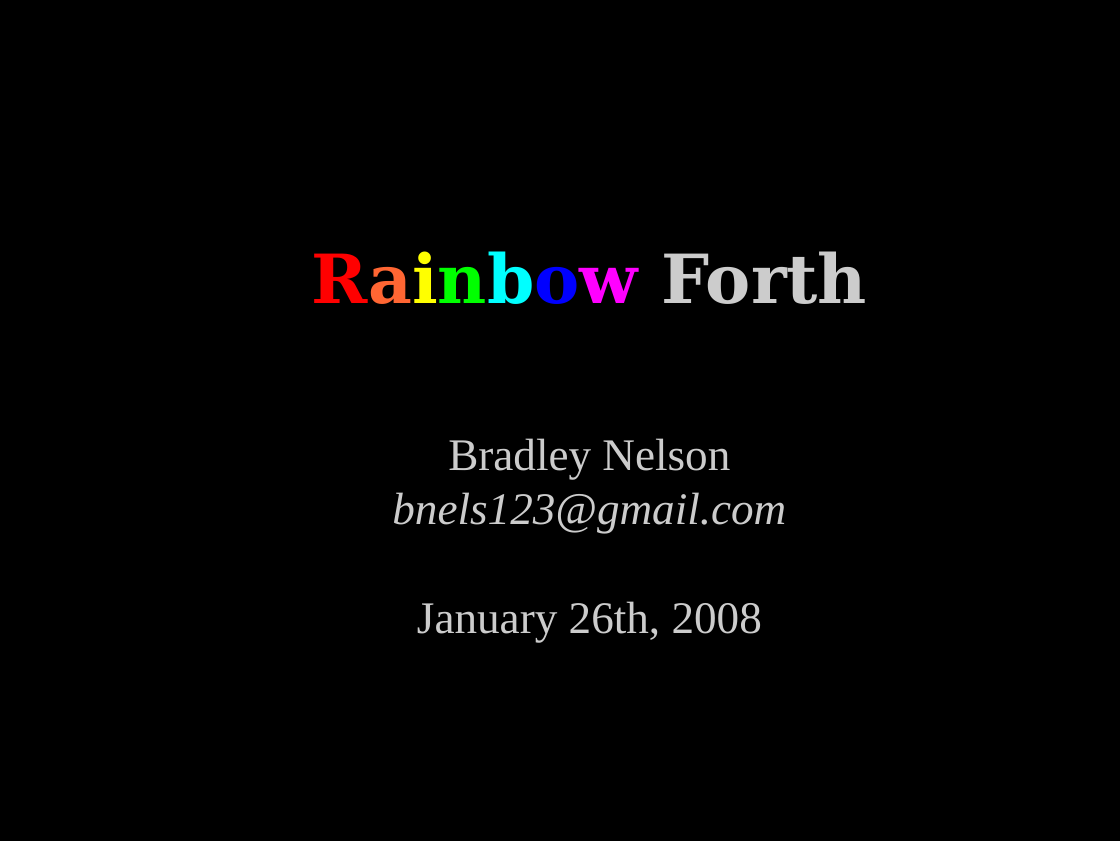
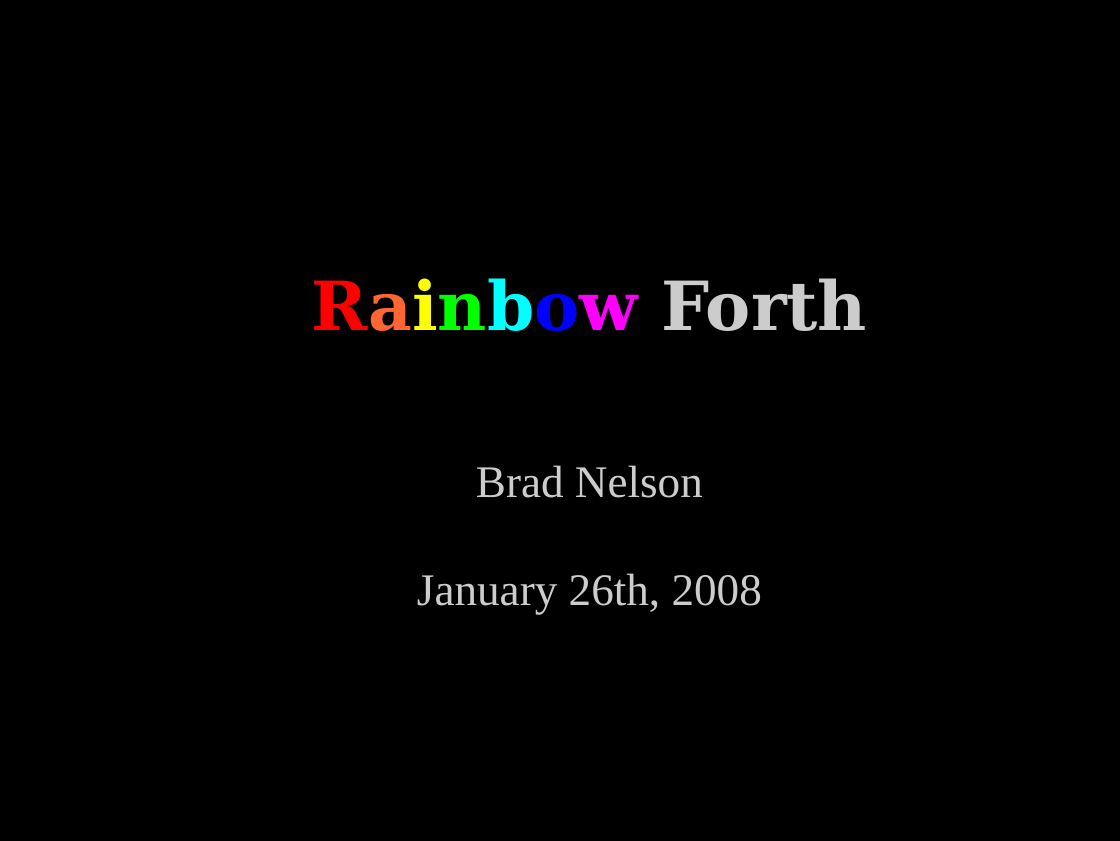
Before and after one commit to flagxor/rainbowforth, a slide deck: slide 1 of doc/svfig_jan2008.odp. Drawn at 1120x841 pixels with LibreOffice and Linux fonts; fonts in the diff are those of the drawing; background and template pictures are left out. Boxes give left, top, right and bottom in pixels: in the first picture for what was removed or moved away, otherwise in the second. Text is boxed around its words. In the diff, an @@ line names an element or a change of style, - is before the commit and + after.

```diff
--- a/doc/svfig_jan2008.odp
+++ b/doc/svfig_jan2008.odp
@@ subtitle "Rainbow Forth": place and size @@
-subtitle "Rainbow Forth" at box(312, 251, 868, 642)
+subtitle "Rainbow Forth" at box(312, 278, 868, 615)
@@ subtitle at box(476, 465, 703, 498): text changed; italic off @@
-  ● Bradley Nelson
-  ● bnels123@gmail.com
+  ● Brad Nelson
```
Also in this commit, not shown: 1 other file.
